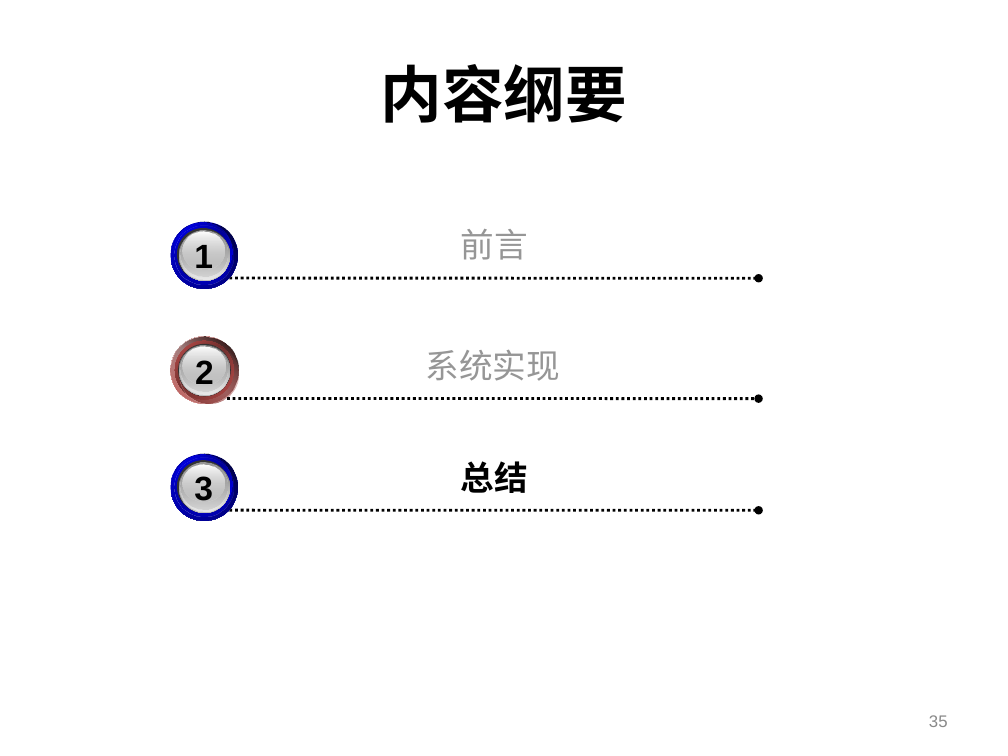
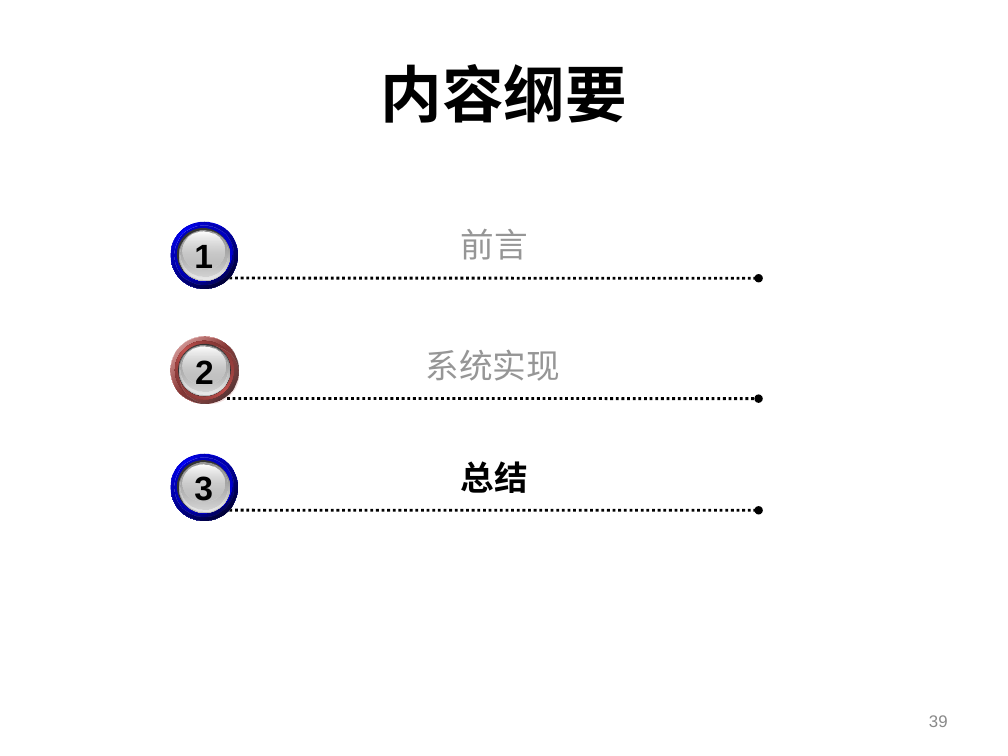
Before and after one commit to machicao2013/mooon, a slide deck: slide 39 of applications/lightfs/doc/portableDFS-可便携的分布式文件系统.ppt (slide 35 before the commit). Drawn at 1008x756 pixels with LibreOffice and Linux fonts; fonts in the diff are those of the drawing; background and template pictures are left out. Boxes give left, top, right and bottom in pixels: in the first picture for what was removed or moved away, otherwise in the second. Text is boxed around its words. In the diff, an @@ line names an element or a change of style, - is before the commit and + after.

```diff
--- a/applications/lightfs/doc/portableDFS-可便携的分布式文件系统.ppt
+++ b/applications/lightfs/doc/portableDFS-可便携的分布式文件系统.ppt
@@ ellipse at (173, 223, 232, 281): fill gradient #0000FF to #00008A to gradient #00008A to #0000FF @@
@@ ellipse at (170, 337, 238, 404): fill gradient #C0504D to #FFFFFF to gradient #FFFFFF to #C0504D @@
@@ ellipse at (175, 341, 234, 399): fill gradient #C0504D to #682B2A to gradient #682B2A to #C0504D @@
@@ ellipse at (173, 455, 232, 513): fill gradient #0000FF to #00008A to gradient #00008A to #0000FF @@
@@ page number at (929, 715, 948, 727): text changed @@
-35
+39
```
Also in this commit, not shown: 15 other slides changed, 4 slides added, 4 other files.
